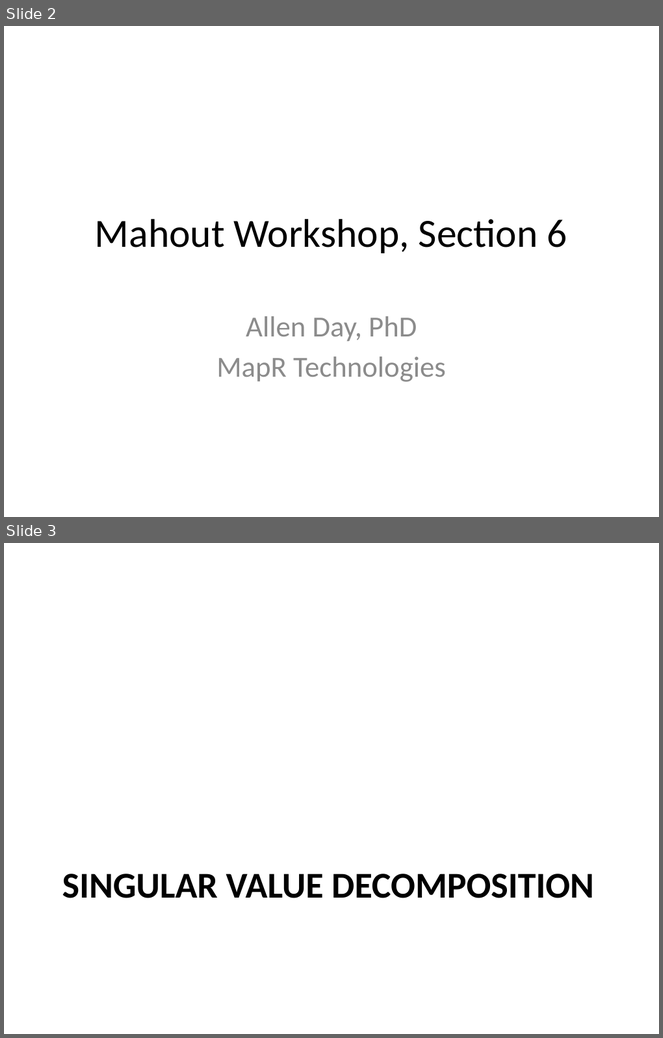
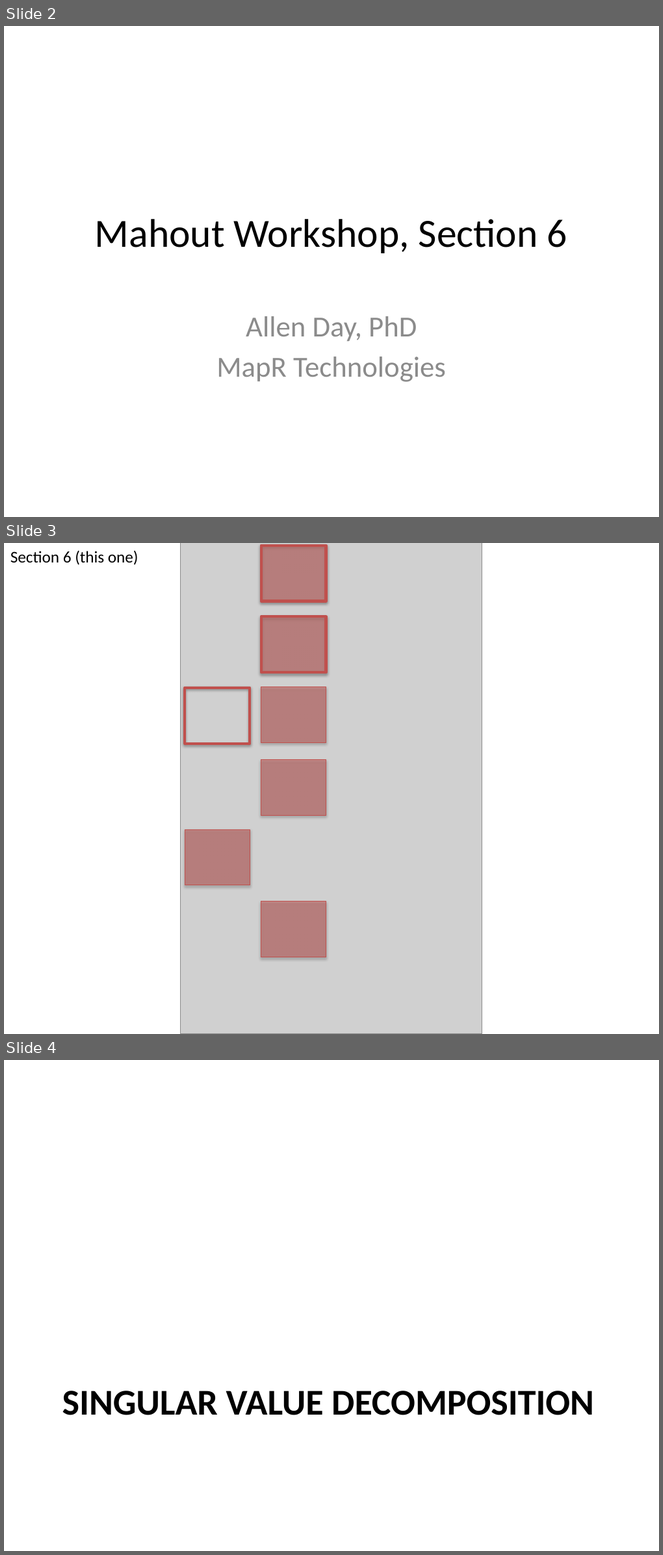
Before and after one commit to allenday/mapr-text-analysis, a slide deck: doc/section6.pptx. Shown one above the other, each under a label of ours: slides 2 and 3 before the commit, slides 2, 3 and 4 after it. The pictures are 663x1038 and 663x1555 pixels, drawn with LibreOffice and Linux fonts; fonts in the diff are those of the drawing; grey boxes stand for pictures. Boxes give left, top, right and bottom in pixels: in the first picture for what was removed or moved away, otherwise in the second. Text is boxed around its words. In the diff, an @@ line names an element or a change of style, - is before the commit and + after.

Commit message:
sections 4 and 5 slides

```diff
--- a/doc/section6.pptx
+++ b/doc/section6.pptx
@@ slide 3 added at [4, 543, 659, 1034], background #FFFFFF @@
@@ text added at [10, 550, 139, 565], 18 pt, text #000000 @@
+Section 6 (this one)
@@ picture added at [180, 543, 482, 1034] @@
@@ rectangle added at [261, 546, 326, 601], fill #C0504D at 50% opacity, outline #C0504D 3 pt @@
@@ rectangle added at [261, 617, 326, 673], fill #C0504D at 50% opacity, outline #C0504D 3 pt @@
@@ rectangle added at [185, 688, 250, 743], outline #C0504D 3 pt @@
@@ rectangle added at [261, 687, 326, 743], fill #C0504D at 50% opacity, outline #C0504D 0.75 pt @@
@@ rectangle added at [261, 760, 326, 815], fill #C0504D at 50% opacity, outline #C0504D 0.75 pt @@
@@ rectangle added at [185, 830, 250, 886], fill #C0504D at 50% opacity, outline #C0504D 0.75 pt @@
@@ rectangle added at [261, 902, 326, 958], fill #C0504D at 50% opacity, outline #C0504D 0.75 pt @@
@@ what was slide 3 is now slide 4 @@
```
Also in this commit, not shown: 7 other files.
